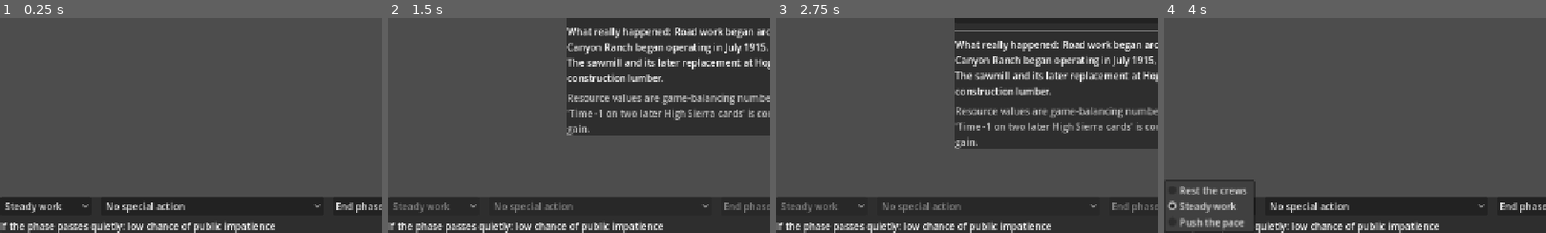
Above: before the commit, frames 1-4 (left to right).
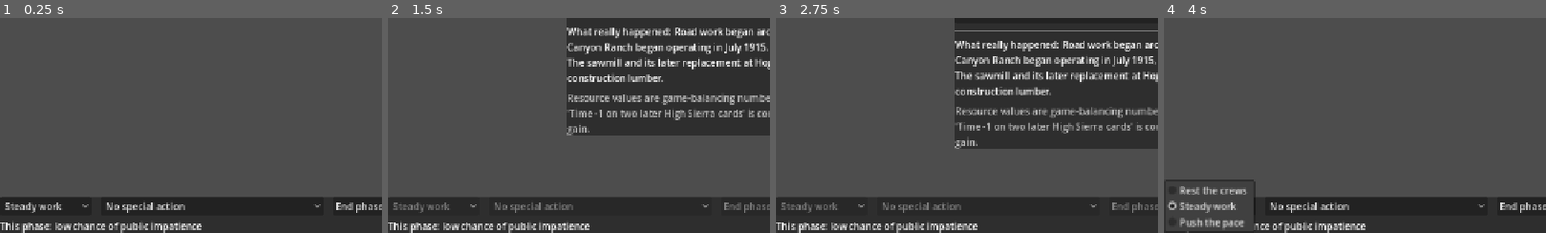
Above: after the commit, the same moments.

Repository: boxwrench/Hetchy-Trail
Game: Godot game, scene res://scenes/journey/journey.tscn
Two runs of this game, one before a commit and one after it. Both use one fixed random seed, a clock stepped at 60 frames per second and the inputs below.
Inputs:
- Up to frame 1 (0.25 s): no input
- Up to frame 2 (1.5 s): click "Steady work" at 0.5 s; click "End phase" at 1.25 s
- Up to frame 3 (2.75 s): click "Build the full road and sawmi…" at 2 s
- Up to frame 4 (4 s): click "Continue" at 2.75 s; click "Steady work" at 3.5 s
The pictures show only the part of the screen within x 0-50%, y 50-100%; the shares and areas given below are measured in that part.

The runs differ from the first frame. In frame 1, 1.8% of the frame differs, in the area x 0-72%, y 94-100%; in frame 2, 1.8%; in frame 3, 1.8%; in frame 4, 1.2%.

Commit message:
fix: revive the pace-risk mechanic the compressed campaign silenced
The fixed spine occupies 15 of a campaign's 20 turns, and a due fixed card
returned before the hazard roll ran -- so the roll fired on 5 turns and produced
0.5 expected hazards. The mechanic, its five authored hazard cards, and the
DecisionPanel telegraph were all dead weight.

try_draw() becomes try_draw_queue(). The roll now runs every turn and a hazard
is queued ahead of the milestone rather than replacing it, so no card is lost
and a hazard never costs a turn -- which would otherwise push the calendar and
break the matched_history calibration.

sim_test now asserts hazards_seen > 0: the guard that would have caught this.

Co-Authored-By: Claude Opus 5 <noreply@anthropic.com>

Diff:
--- a/autoload/event_manager.gd
+++ b/autoload/event_manager.gd
@@ -40,28 +40,32 @@
 	drawn_ids = {}
 
 
-## Called by Journey during the EVENT phase. Returns the card to display,
-## or null when this turn has no event. The caller shows the card and then
-## reports the player's pick through resolve_choice().
-func try_draw() -> EventCard:
+## Cards to resolve this turn, in order. Empty, one, or two entries.
+##
+## The pace-risk roll runs on EVERY turn, including milestone turns. It used to
+## be skipped whenever a fixed card was due, which silenced it: the fixed spine
+## occupies 15 of a campaign's 20 turns, so the roll fired on 5. A hazard is
+## queued AHEAD of the milestone rather than replacing it, so no card is lost
+## and a hazard never costs the player a turn.
+func try_draw_queue() -> Array[EventCard]:
+	var queue: Array[EventCard] = []
 	if GameState.game_over:
-		return null
+		return queue
 	var available := _available_cards()
-	for card in available:
-		if card.is_fixed:
-			return _draw(card)
-	# Pace-risk: the season just worked may trigger a hazard before texture cards.
-	# A due fixed spine card returns above and skips this roll, so on milestone
-	# turns the real hazard chance is 0 -- the DecisionPanel telegraph is worded
-	# "if the season passes quietly" to stay honest about that.
 	var risk := _risk_for(GameState.work_pace)
 	if randf() < float(risk["chance"]):
 		var hazard := _pick_hazard(risk["kind"])
 		if hazard != null:
-			return _draw(hazard)
+			queue.append(_draw(hazard))
+	for card in available:
+		if card.is_fixed:
+			queue.append(_draw(card))
+			return queue
+	# A texture card only when no milestone is due.
 	if available.is_empty() or randf() > event_chance:
-		return null
-	return _draw(_weighted_pick(available))
+		return queue
+	queue.append(_draw(_weighted_pick(available)))
+	return queue
 
 
 ## Applies the player's chosen option and re-arms the card if the choice
--- a/scenes/journey/journey.gd
+++ b/scenes/journey/journey.gd
@@ -1,6 +1,7 @@
 extends Node
 ## Turn conductor: DECIDE -> RESOLVE -> EVENT -> CHECK.
-## The only script that calls GameState.advance_turn() and EventManager.try_draw().
+## The only script that calls GameState.advance_turn() and
+## EventManager.try_draw_queue().
 
 const HUD_SCENE := preload("res://scenes/ui/hud.tscn")
 const DECISION_SCENE := preload("res://scenes/ui/decision_panel.tscn")
@@ -12,6 +13,7 @@
 var decision_panel
 var event_panel
 var current_card: EventCard
+var pending: Array[EventCard] = []
 
 
 func _ready() -> void:
@@ -40,19 +42,28 @@
 	GameState.advance_turn()
 	if GameState.game_over:
 		return
-	current_card = EventManager.try_draw()
-	if current_card != null:
-		event_panel.show_card(current_card)
-	else:
-		_begin_decide()
+	pending = EventManager.try_draw_queue()
+	_show_next()
 
 
 func _on_event_choice(index: int) -> void:
 	var card := current_card
 	current_card = null
 	EventManager.resolve_choice(card, index)
-	if not GameState.game_over:
+	_show_next()
+
+
+## Shows the next queued card, or hands the turn back to the player when the
+## queue is empty. A hazard that ends the game stops the queue here.
+func _show_next() -> void:
+	if GameState.game_over:
+		pending.clear()
+		return
+	if pending.is_empty():
 		_begin_decide()
+		return
+	current_card = pending.pop_front()
+	event_panel.show_card(current_card)
 
 
 func _on_game_ended(result: StringName) -> void:
--- a/scenes/ui/decision_panel.gd
+++ b/scenes/ui/decision_panel.gd
@@ -84,6 +84,6 @@
 func _refresh_risk() -> void:
 	var preview: Dictionary = EventManager.risk_preview(pace_select.selected)
 	var noun := "injury" if preview["kind"] == &"injury" else "public impatience"
-	# Worded as a conditional: on turns a fixed milestone card is due, the hazard
-	# roll is skipped entirely, so this is the risk only "if the phase passes quietly".
-	risk_label.text = "If the phase passes quietly: %s chance of %s" % [String(preview["level"]), noun]
+	# The pace-risk roll now runs every turn, milestone or not, so this reads
+	# as a plain statement rather than a conditional.
+	risk_label.text = "This phase: %s chance of %s" % [String(preview["level"]), noun]
--- a/tools/sim_test.gd
+++ b/tools/sim_test.gd
@@ -38,8 +38,9 @@
 		GameState.advance_turn()
 		if GameState.game_over:
 			break
-		var card := EventManager.try_draw()
-		if card != null:
+		for card in EventManager.try_draw_queue():
+			if GameState.game_over:
+				break
 			EventManager.resolve_choice(card, card.canonical_choice)
 	EventManager.event_drawn.disconnect(count_hazards)
 	var final_result := result
@@ -65,6 +66,9 @@
 	# Two bonds at BOND_FUNDS_GAIN is the entire authorized income; anything
 	# above that means a repeatable loop is manufacturing funds.
 	win = win and exploit_peak <= GameState.START_FUNDS + (GameState.MAX_BOND_ISSUES * GameState.BOND_FUNDS_GAIN)
+	# The pace-risk mechanic must be alive in real play, not just in the probes.
+	# This is the guard that would have caught the fixed-spine suppression.
+	win = win and hazards_seen > 0
 	if win and injuries > 0 and impatience > 0:
 		print("SIM PASS: system_complete, grade=%s" % final_grade)
 		get_tree().quit(0)
@@ -90,8 +94,9 @@
 		GameState.advance_turn()
 		if GameState.game_over:
 			break
-		var card := EventManager.try_draw()
-		if card != null:
+		for card in EventManager.try_draw_queue():
+			if GameState.game_over:
+				break
 			EventManager.resolve_choice(card, card.canonical_choice)
 	EventManager.event_drawn.disconnect(cb)
 	return seen["n"]
--- a/tools/smoke_test.gd
+++ b/tools/smoke_test.gd
@@ -93,13 +93,15 @@
 func _check_first_turn() -> void:
 	GameState.new_game()
 	EventManager.reset()
-	var card := EventManager.try_draw()
-	check(card != null and card.event_id == &"cut_the_first_road",
-		"first fixed card is Cut the First Road")
-	if card != null:
+	# The turn may queue a hazard ahead of the milestone, so the spine card is
+	# the LAST entry, not necessarily the only one.
+	var queue := EventManager.try_draw_queue()
+	check(not queue.is_empty() and queue.back().event_id == &"cut_the_first_road",
+		"the first milestone card is Cut the First Road")
+	for card in queue:
 		EventManager.resolve_choice(card, card.canonical_choice)
-		check(GameState.has_flag(&"high_sierra_access_complete"),
-			"resolving the road card grants high_sierra_access_complete")
+	check(GameState.has_flag(&"high_sierra_access_complete"),
+		"resolving turn 1 grants high_sierra_access_complete")
 	GameState.new_game()
 	EventManager.reset()
 
@@ -134,12 +136,19 @@
 	check(not journey.event_panel.visible, "EventPanel starts hidden")
 	journey._on_decisions(GameState.Pace.STEADY, &"none")
 	check(GameState.miles_built > 0.0, "one turn advances the construction front")
-	check(journey.event_panel.visible, "turn 1 shows the first fixed card")
+	check(journey.event_panel.visible, "turn 1 shows a card")
 	journey.event_panel._on_choice(0)
-	check(GameState.miles_built > 0.0 and not GameState.has_flag(&"high_sierra_access_complete"),
+	check(not GameState.has_flag(&"high_sierra_access_complete"),
 		"choosing shows the consequence beat but does not resolve yet")
-	journey.event_panel._on_continue(0)
-	check(GameState.has_flag(&"high_sierra_access_complete"), "Continue resolves and grants the flag")
+	# Turn 1 may queue a hazard ahead of the milestone; drain the whole queue.
+	var guard := 0
+	while journey.event_panel.visible and guard < 5:
+		guard += 1
+		journey.event_panel._on_choice(0)
+		journey.event_panel._on_continue(0)
+	check(guard < 5, "the turn-1 queue drains instead of looping")
+	check(GameState.has_flag(&"high_sierra_access_complete"),
+		"draining turn 1 resolves the milestone and grants its flag")
 	journey.queue_free()
 	GameState.new_game()
 	EventManager.reset()
Not shown, changed: docs/superpowers/plans/2026-07-27-p1-foundations.md
